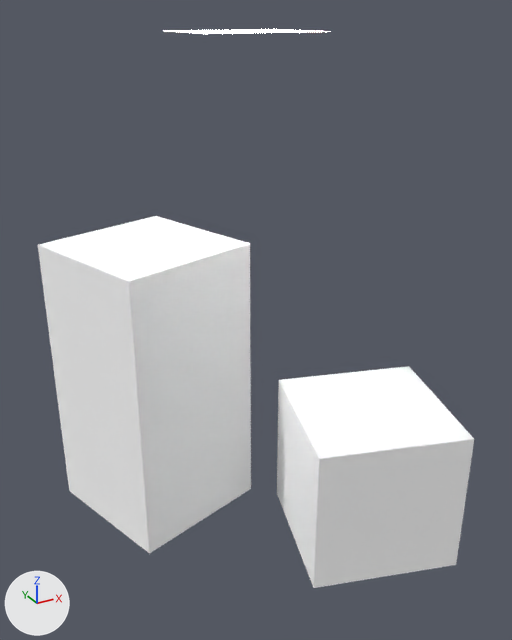
A saved change to the glTF model Models/CornelBox/Cycles.gltf.
One viewpoint serves both versions: a camera (50 mm lens) standing at (-622.0, -366.0, 568.0) and looking at (-281.0, 254.0, 258.0). Every picture has the same lights, and +X, +Y and +Z are marked at lower left. Where no turn or scale is listed for an object, it has been applied to the vertices.

Script lines for the objects in view, before the commit:
```python
mat_box_material = principled_material('box_Material')
mat_box_material.base_color = (1.0, 1.0, 1.0)  # white #ffffff
mat_box_material.metallic = 1.0
mat_box_material.roughness = 1.0
me_large_box = bpy.data.meshes.new('large_box')
me_large_box.from_pydata(...)  # 8 vertices, 12 faces; spans x -103.0..103.0, y -103.0..103.0, z -165.0..165.0
me_large_box.materials.append(mat_box_material)  # white #ffffff
me_small_box = bpy.data.meshes.new('small_box')
me_small_box.from_pydata(...)  # 8 vertices, 12 faces; spans x -103.0..103.0, y -103.0..103.0, z -83.0..83.0
me_small_box.materials.append(mat_box_material)  # white #ffffff
ob_large_box = bpy.data.objects.new('large_box', me_large_box)
ob_large_box.location = (-368.0, 351.0, 165.0)
ob_small_box = bpy.data.objects.new('small_box', me_small_box)
ob_small_box.location = (-185.0, 169.0, 83.0)
```
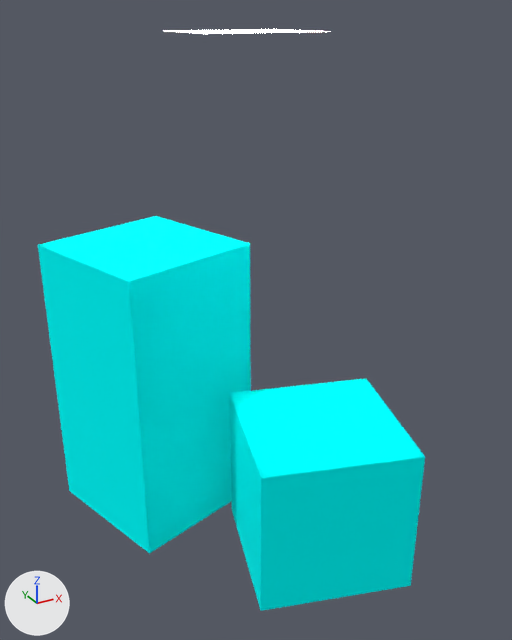
Changed parts and their boxes [x1, y1, x2, y2] in the pictures (512 x 640 px):
'large_box', recoloured (white to cyan)
    both: [38, 216, 251, 554]
'small_box', recoloured, moved (white to cyan)
    before: [277, 366, 474, 588]
    after: [230, 379, 425, 611]

Edits to the bpy script that builds the scene:
```text
Change mat_box_material:
    mat_box_material.base_color: (1.0, 1.0, 1.0) -> (0.0, 1.0, 1.0)  # white #ffffff -> cyan #00ffff
Change ob_small_box:
    ob_small_box.location: (-185.0, 169.0, 83.0) -> (-250.0, 169.0, 83.0)
```
